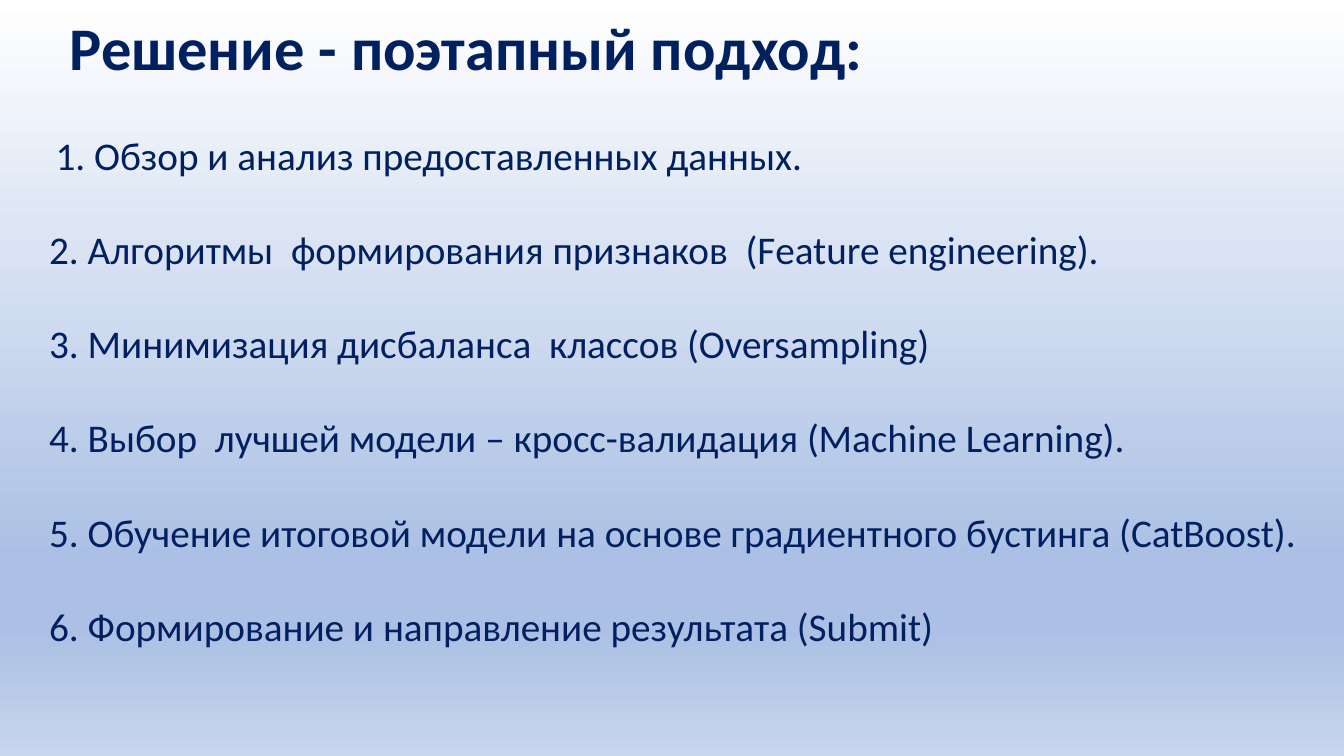
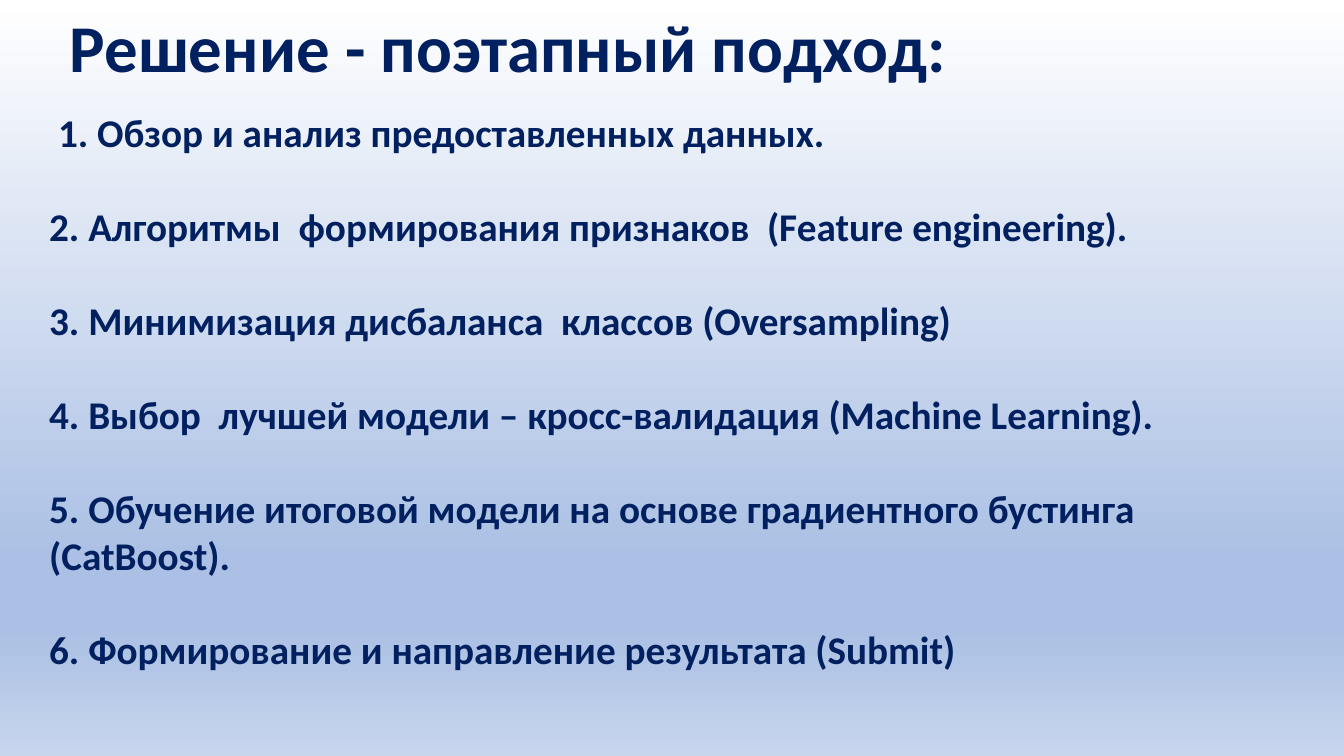
Before and after one commit to Alexwert3/rep_kareliya, a slide deck: slide 3 of Карелия_2022_Верт-Миллер.pptx. Drawn at 1344x756 pixels with LibreOffice and Linux fonts; fonts in the diff are those of the drawing. Boxes give left, top, right and bottom in pixels: in the first picture for what was removed or moved away, otherwise in the second. Text is boxed around its words. In the diff, an @@ line names an element or a change of style, - is before the commit and + after.

```diff
--- a/Карелия_2022_Верт-Миллер.pptx
+++ b/Карелия_2022_Верт-Миллер.pptx
@@ title "Решение - поэтапный подход:" at box(69, 26, 945, 83): size 43.2 to 47.7 pt @@
@@ text "1. Обзор и анализ предоставленных ..." at box(49, 120, 1153, 670): bold on @@
```
Also in this commit, not shown: 4 other slides changed, 3 slides added, 1 slide removed.
